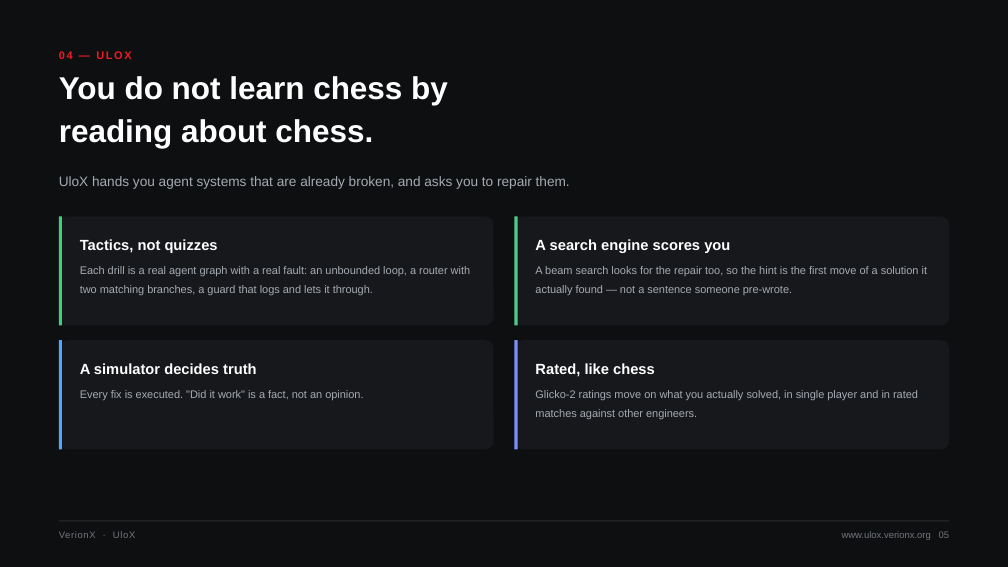
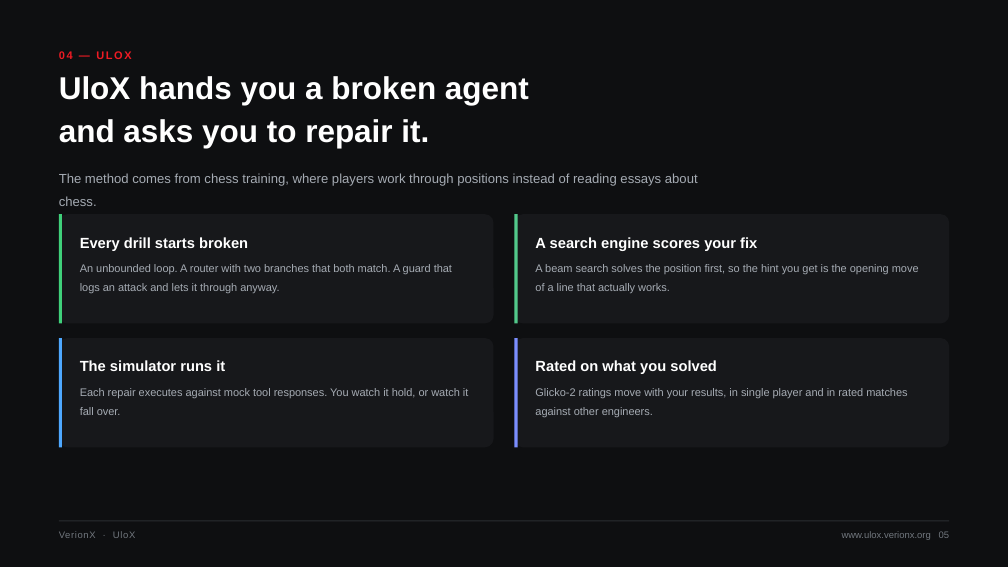
Before and after one commit to elijahmoses1000-jpg/ULOX, a slide deck: slide 5 of deck/VerionX-UloX-Deck-2026.pptx. Drawn at 1008x567 pixels with LibreOffice and Linux fonts; fonts in the diff are those of the drawing. Boxes give left, top, right and bottom in pixels: in the first picture for what was removed or moved away, otherwise in the second. Text is boxed around its words. In the diff, an @@ line names an element or a change of style, - is before the commit and + after.

```diff
--- a/deck/VerionX-UloX-Deck-2026.pptx
+++ b/deck/VerionX-UloX-Deck-2026.pptx
@@ text at (59,76,529,148): text changed @@
-You do not learn chess by
-reading about chess.
+UloX hands you a broken agent
+and asks you to repair it.
@@ text at (59,173,698,206): text changed; size 13 to 12.5 pt @@
-UloX hands you agent systems that are already broken, and asks you to repair them.
+The method comes from chess training, where players work through positions instead of reading essays about chess.
@@ text at (80,237,248,251): text changed @@
-Tactics, not quizzes
+Every drill starts broken
@@ text at (535,237,757,251): text changed @@
-A search engine scores you
+A search engine scores your fix
@@ text at (80,264,452,293): text changed @@
-Each drill is a real agent graph with a real fault: an unbounded loop, a router with two matching branches, a guard that logs and lets it through.
+An unbounded loop. A router with two branches that both match. A guard that logs an attack and lets it through anyway.
@@ text at (535,264,919,293): text changed @@
-A beam search looks for the repair too, so the hint is the first move of a solution it actually found — not a sentence someone pre-wrote.
+A beam search solves the position first, so the hint you get is the opening move of a line that actually works.
@@ text at (80,360,225,371): text changed @@
-A simulator decides truth
+The simulator runs it
@@ text at (80,388,468,415): text changed @@
-Every fix is executed. "Did it work" is a fact, not an opinion.
+Each repair executes against mock tool responses. You watch it hold, or watch it fall over.
@@ text at (535,388,907,417): text changed @@
-Glicko-2 ratings move on what you actually solved, in single player and in rated matches against other engineers.
+Glicko-2 ratings move with your results, in single player and in rated matches against other engineers.
@@ text at (535,360,717,374): text changed @@
-Rated, like chess
+Rated on what you solved
```
Also in this commit, not shown: 10 other slides changed, 12 other files.
